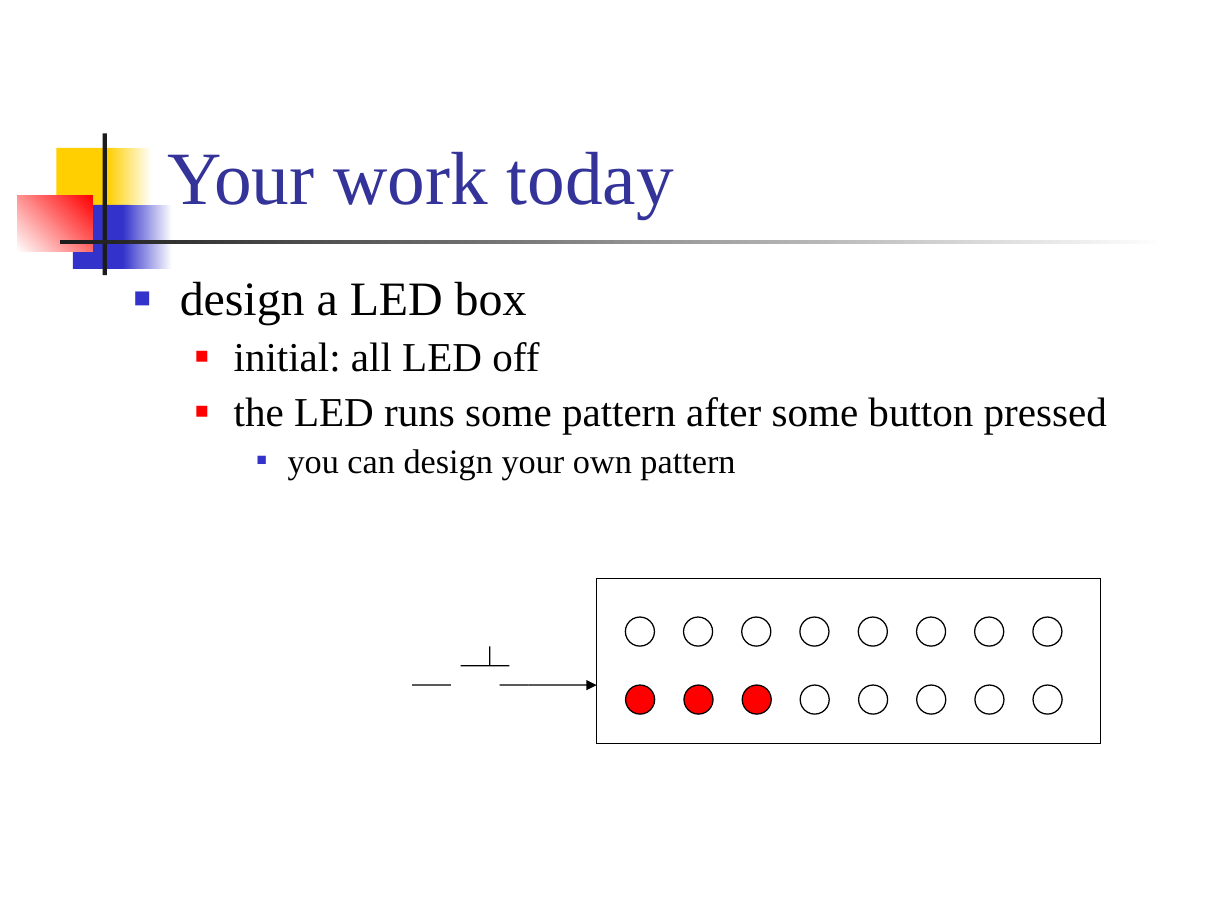
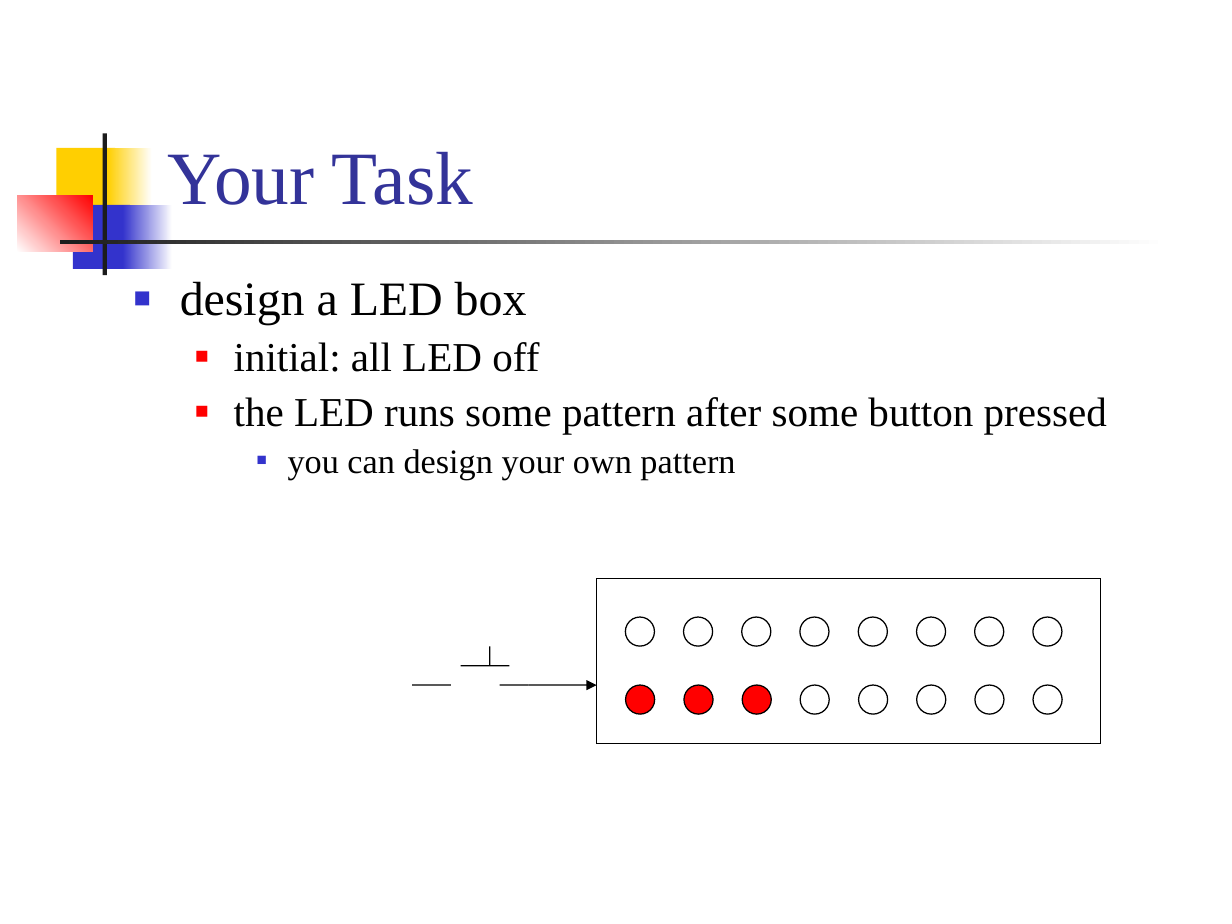
Before and after one commit to CGUSystemCourses/MicroProcessorsLab-2015, a slide deck: slide 3 of Labs/Lab02-gpio/prelab02-gpio.ppt. Drawn at 1232x924 pixels with LibreOffice and Linux fonts; fonts in the diff are those of the drawing. Boxes give left, top, right and bottom in pixels: in the first picture for what was removed or moved away, otherwise in the second. Text is boxed around its words. In the diff, an @@ line names an element or a change of style, - is before the commit and + after.

Commit message:
checking the pre-lab report before the class

```diff
--- a/Labs/Lab02-gpio/prelab02-gpio.ppt
+++ b/Labs/Lab02-gpio/prelab02-gpio.ppt
@@ title at <box>167,151,473,205</box>: text changed @@
-Your work today
+Your Task
```
